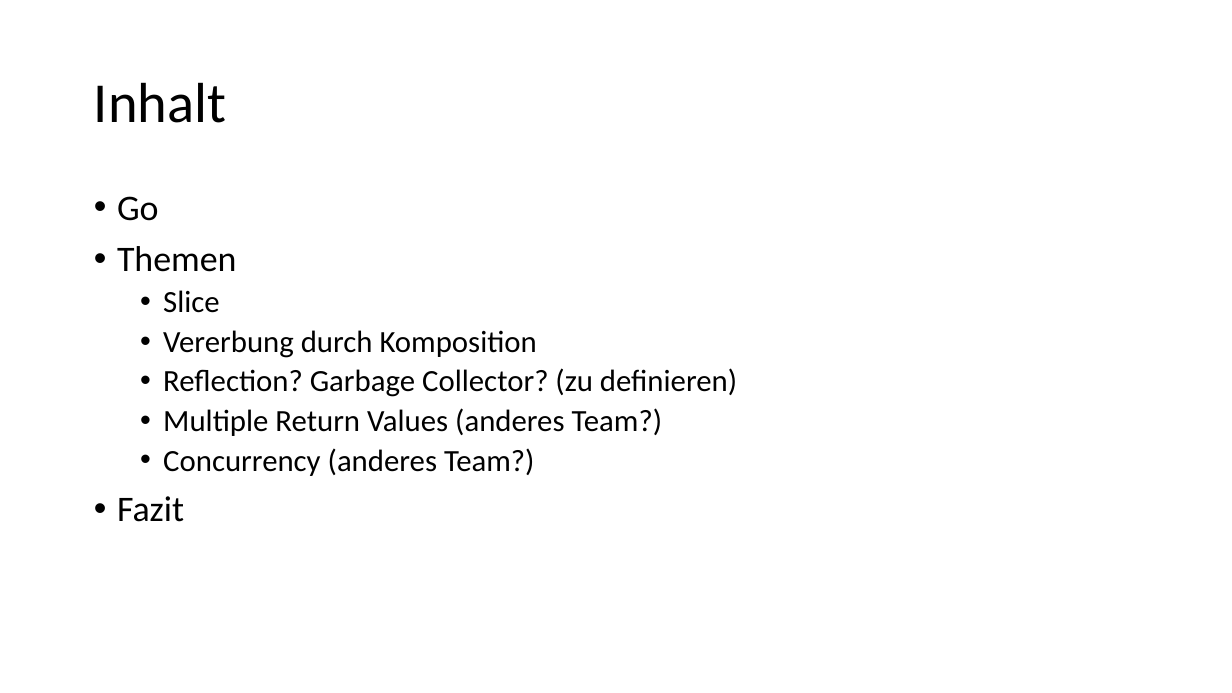
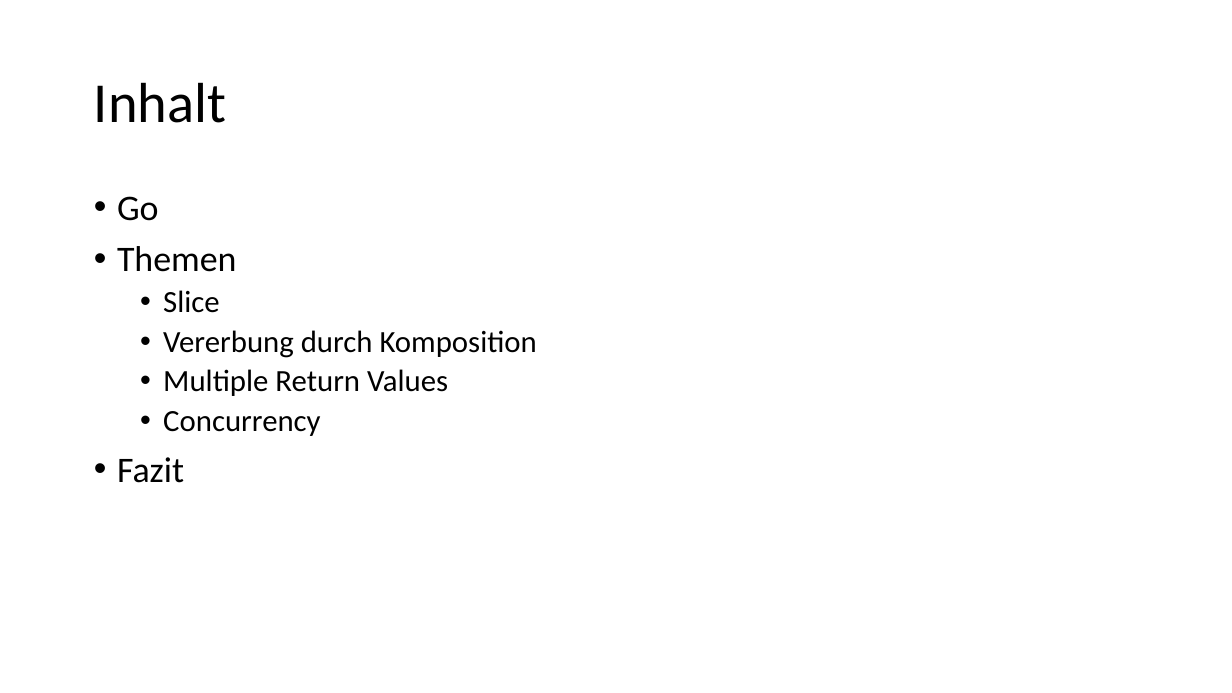
Before and after one commit to alexsuter/golang-experience, a slide deck: slide 2 of presi/presi.pptx. Drawn at 1232x693 pixels with LibreOffice and Linux fonts; fonts in the diff are those of the drawing. Boxes give left, top, right and bottom in pixels: in the first picture for what was removed or moved away, otherwise in the second. Text is boxed around its words. In the diff, an @@ line names an element or a change of style, - is before the commit and + after.

```diff
--- a/presi/presi.pptx
+++ b/presi/presi.pptx
@@ text at [163, 369, 448, 436]: text changed @@
-  • Reflection? Garbage Collector? (zu definieren)
-  • Multiple Return Values (anderes Team?)
-  • Concurrency (anderes Team?)
+  • Multiple Return Values
+  • Concurrency
```
Also in this commit, not shown: 5 other slides changed, 3 slides added, 1 slide removed.
